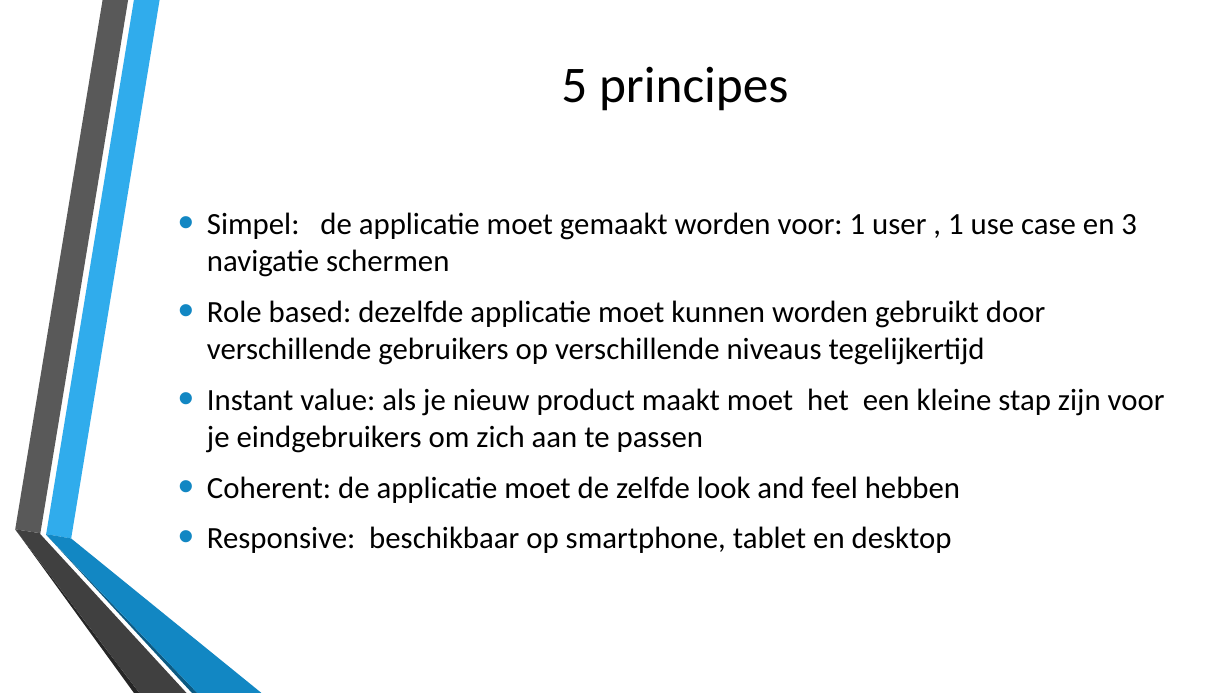
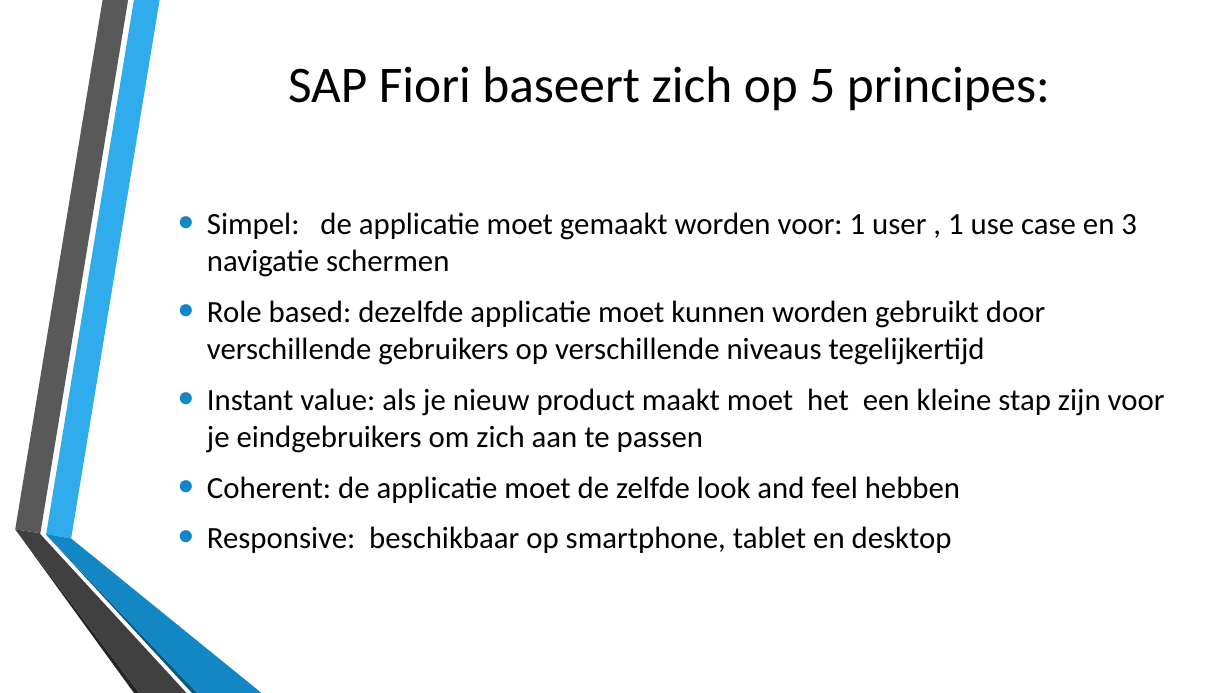
Before and after one commit to stinooww/webresearch, a slide deck: slide 9 of nieuwe technologie/slidedeck/sapui5.pptx (slide 10 before the commit). Drawn at 1232x693 pixels with LibreOffice and Linux fonts; fonts in the diff are those of the drawing; background and template pictures are left out. Boxes give left, top, right and bottom in pixels: in the first picture for what was removed or moved away, otherwise in the second. Text is boxed around its words. In the diff, an @@ line names an element or a change of style, - is before the commit and + after.

```diff
--- a/nieuwe technologie/slidedeck/sapui5.pptx
+++ b/nieuwe technologie/slidedeck/sapui5.pptx
@@ title at [288,66,1050,111]: text changed @@
-5 principes
+SAP Fiori baseert zich op 5 principes:
```
Also in this commit, not shown: 6 other slides changed, 6 slides added, 1 slide removed.
